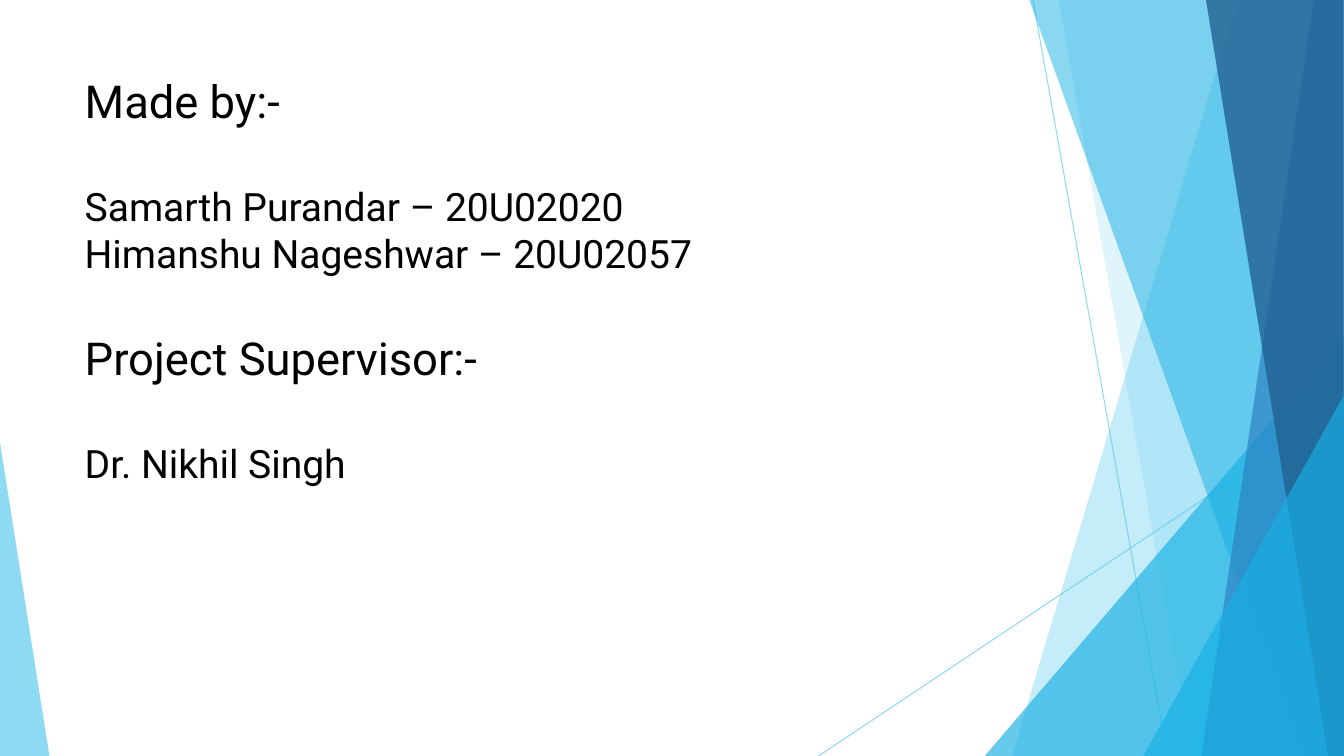
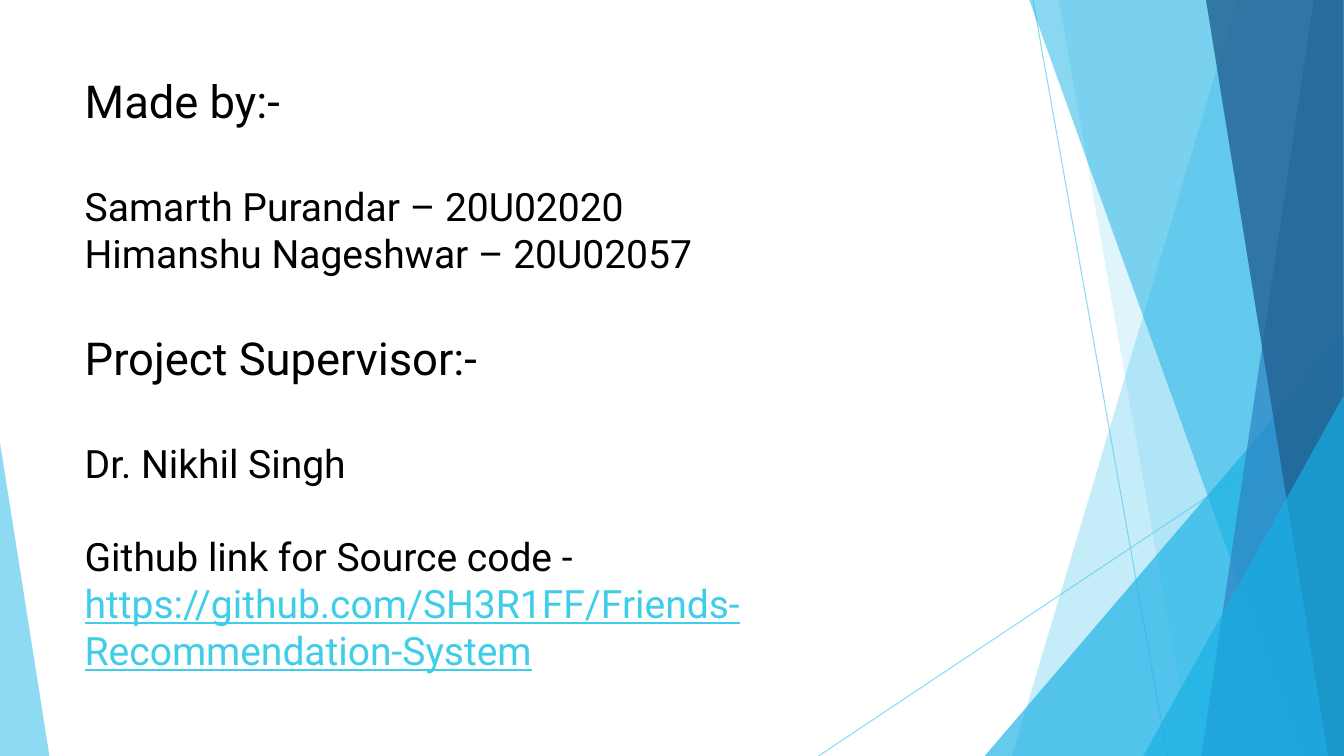
Before and after one commit to SH3R1FF/Friends-Recommendation-System, a slide deck: slide 2 of Minor_Project_Presentation.pptx. Drawn at 1344x756 pixels with LibreOffice and Linux fonts; fonts in the diff are those of the drawing. Boxes give left, top, right and bottom in pixels: in the first picture for what was removed or moved away, otherwise in the second. Text is boxed around its words. In the diff, an @@ line names an element or a change of style, - is before the commit and + after.

```diff
--- a/Minor_Project_Presentation.pptx
+++ b/Minor_Project_Presentation.pptx
@@ title at [85, 84, 740, 674]: text changed @@
-Made by:-
-Samarth Purandar – 20U02020
-Himanshu Nageshwar – 20U02057
-Project Supervisor:-
-Dr. Nikhil Singh
+Made by:-
+Samarth Purandar – 20U02020
+Himanshu Nageshwar – 20U02057
+Project Supervisor:-
+Dr. Nikhil Singh
+Github link for Source code - https://github.com/SH3R1FF/Friends-Recommendation-System
```
Also in this commit, not shown: 1 other slide changed, 2 other files.
